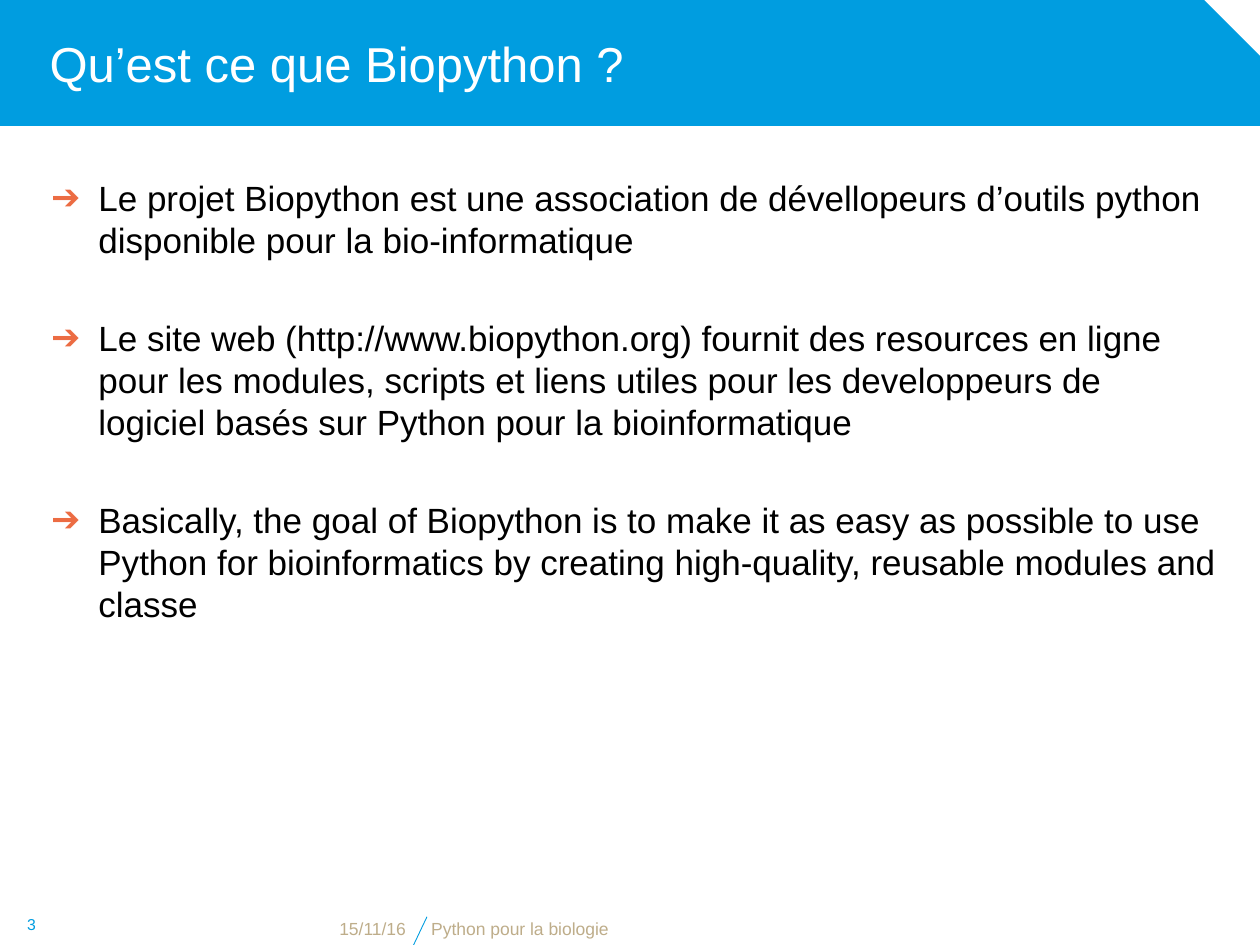
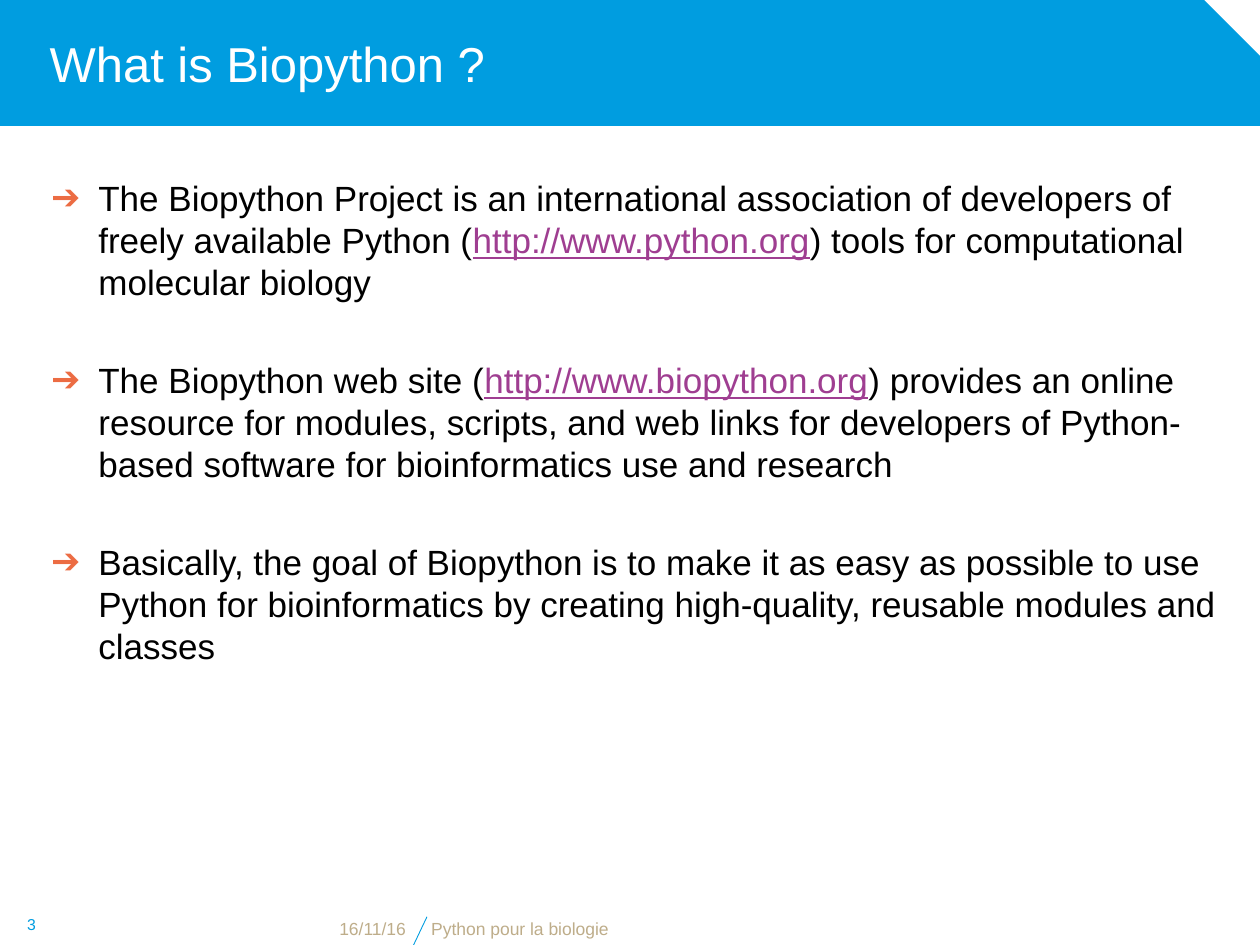
Before and after one commit to bdartigues/python_cnrs_formation, a slide deck: slide 3 of slides/python_biopython_Seq_Object.pptx. Drawn at 1260x945 pixels with LibreOffice and Linux fonts; fonts in the diff are those of the drawing; background and template pictures are left out. Boxes give left, top, right and bottom in pixels: in the first picture for what was removed or moved away, otherwise in the second. Text is boxed around its words. In the diff, an @@ line names an element or a change of style, - is before the commit and + after.

```diff
--- a/slides/python_biopython_Seq_Object.pptx
+++ b/slides/python_biopython_Seq_Object.pptx
@@ title at (x1=50, y1=46, x2=444, y2=92): text changed @@
-Qu’est ce que Biopython ?
+What is Biopython ?
@@ text at (x1=98, y1=185, x2=1215, y2=660): text changed @@
-➔ Le projet Biopython est une association de dévellopeurs d’outils python disponible pour la bio-informatique
-➔ Le site web (http://www.biopython.org) fournit des resources en ligne pour les modules, scripts et liens utiles pour les developpeurs de logiciel basés sur Python pour la bioinformatique
-➔ Basically, the goal of Biopython is to make it as easy as possible to use Python for bioinformatics by creating high-quality, reusable modules and classe
+➔ The Biopython Project is an international association of developers of freely available Python (http://www.python.org) tools for computational molecular biology
+➔ The Biopython web site (http://www.biopython.org) provides an online resource for modules, scripts, and web links for developers of Python-based software for bioinformatics use and research
+➔ Basically, the goal of Biopython is to make it as easy as possible to use Python for bioinformatics by creating high-quality, reusable modules and classes
```
Also in this commit, not shown: 30 other slides changed, 8 other files.
